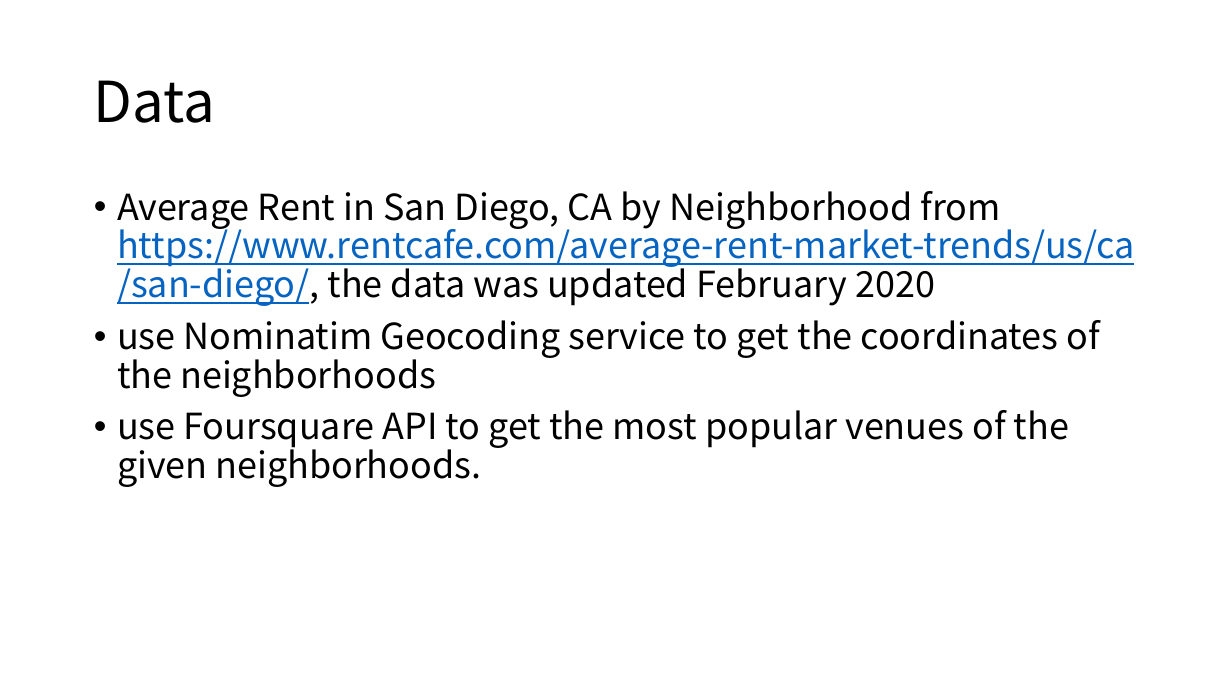
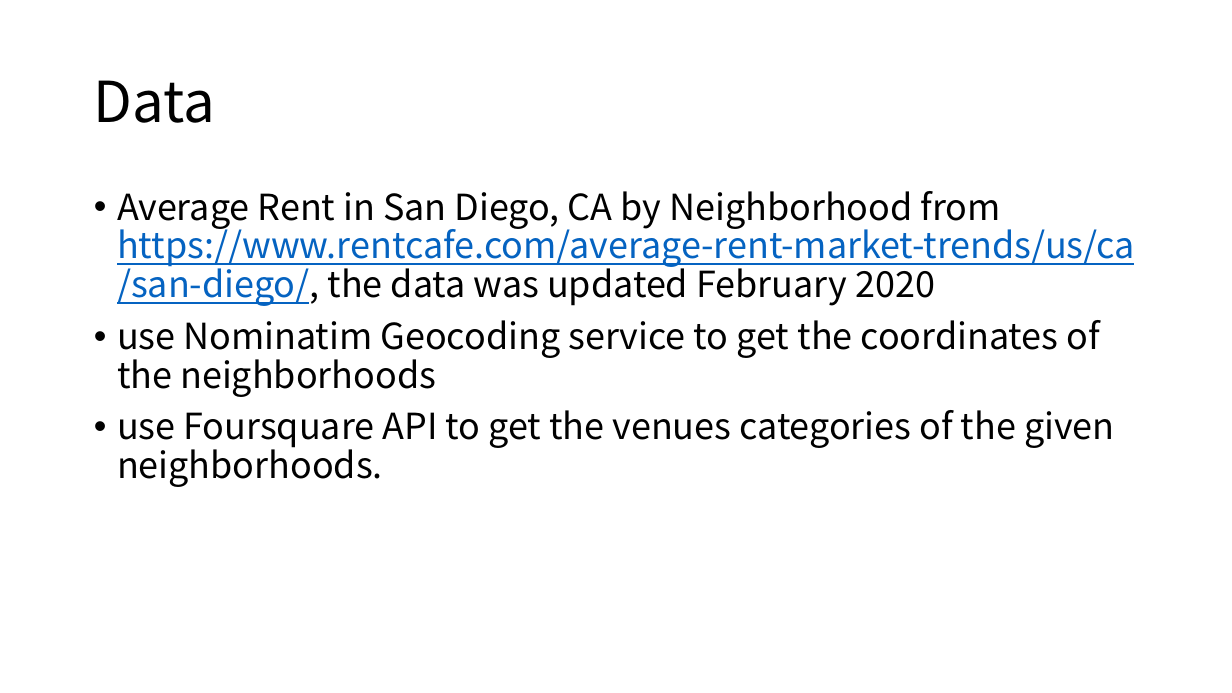
Before and after one commit to lynn-GH/Coursera_Capstone, a slide deck: slide 4 of RetailRentalPricevsVenueofSanDiego.pptx. Drawn at 1232x693 pixels with LibreOffice and Linux fonts; fonts in the diff are those of the drawing. Boxes give left, top, right and bottom in pixels: in the first picture for what was removed or moved away, otherwise in the second. Text is boxed around its words. In the diff, an @@ line names an element or a change of style, - is before the commit and + after.

```diff
--- a/RetailRentalPricevsVenueofSanDiego.pptx
+++ b/RetailRentalPricevsVenueofSanDiego.pptx
@@ text at [117, 410, 1114, 487]: text changed @@
-• use Foursquare API to get the most popular venues of the given neighborhoods.
+• use Foursquare API to get the venues categories of the given neighborhoods.
```
Also in this commit, not shown: 6 other slides changed, 1 slide added, 1 slide removed.
